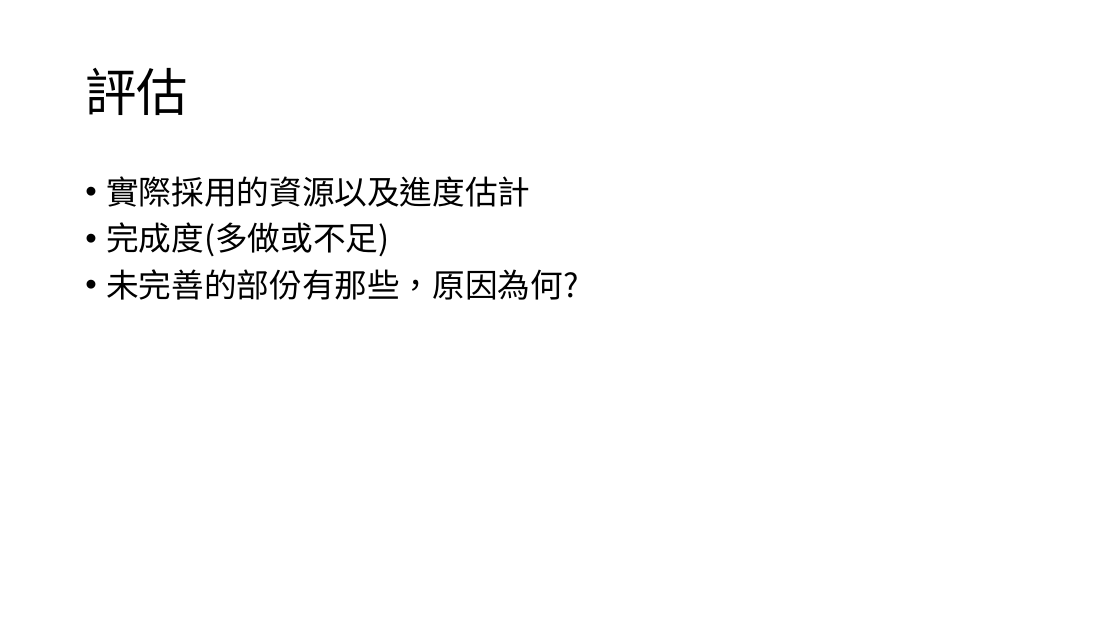
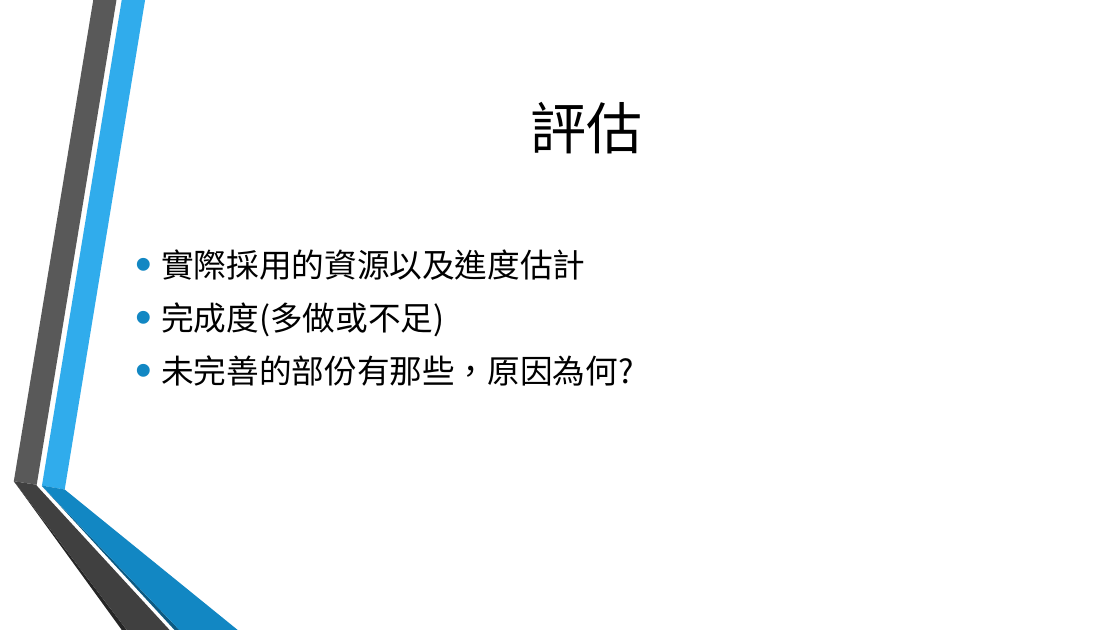
Before and after one commit to TeamTOS/courseSelecting, a slide deck: slide 10 of 期末結案.pptx (slide 8 before the commit). Drawn at 1120x630 pixels with LibreOffice and Linux fonts; fonts in the diff are those of the drawing; background and template pictures are left out. Boxes give left, top, right and bottom in pixels: in the first picture for what was removed or moved away, otherwise in the second. Text is boxed around its words. In the diff, an @@ line names an element or a change of style, - is before the commit and + after.

```diff
--- a/期末結案.pptx
+++ b/期末結案.pptx
@@ title "評估": place and size @@
-title "評估" at box(85, 68, 188, 115)
+title "評估" at box(531, 102, 643, 154)
@@ title "評估" at box(531, 102, 643, 154): size 44 to 48 pt; alignment left to centre; line spacing 0.9 to 1 @@
@@ text "實際採用的資源以及進度估計": place and size @@
-text "實際採用的資源以及進度估計" at box(106, 176, 578, 300)
+text "實際採用的資源以及進度估計" at box(161, 249, 633, 386)
@@ text "實際採用的資源以及進度估計" at box(161, 249, 633, 386): indent changed; more space between paragraphs; vertical alignment top to middle @@
@@ group added at box(13, 0, 238, 630): 6 freeform shapes @@
```
Also in this commit, not shown: 7 other slides changed, 4 slides added.
